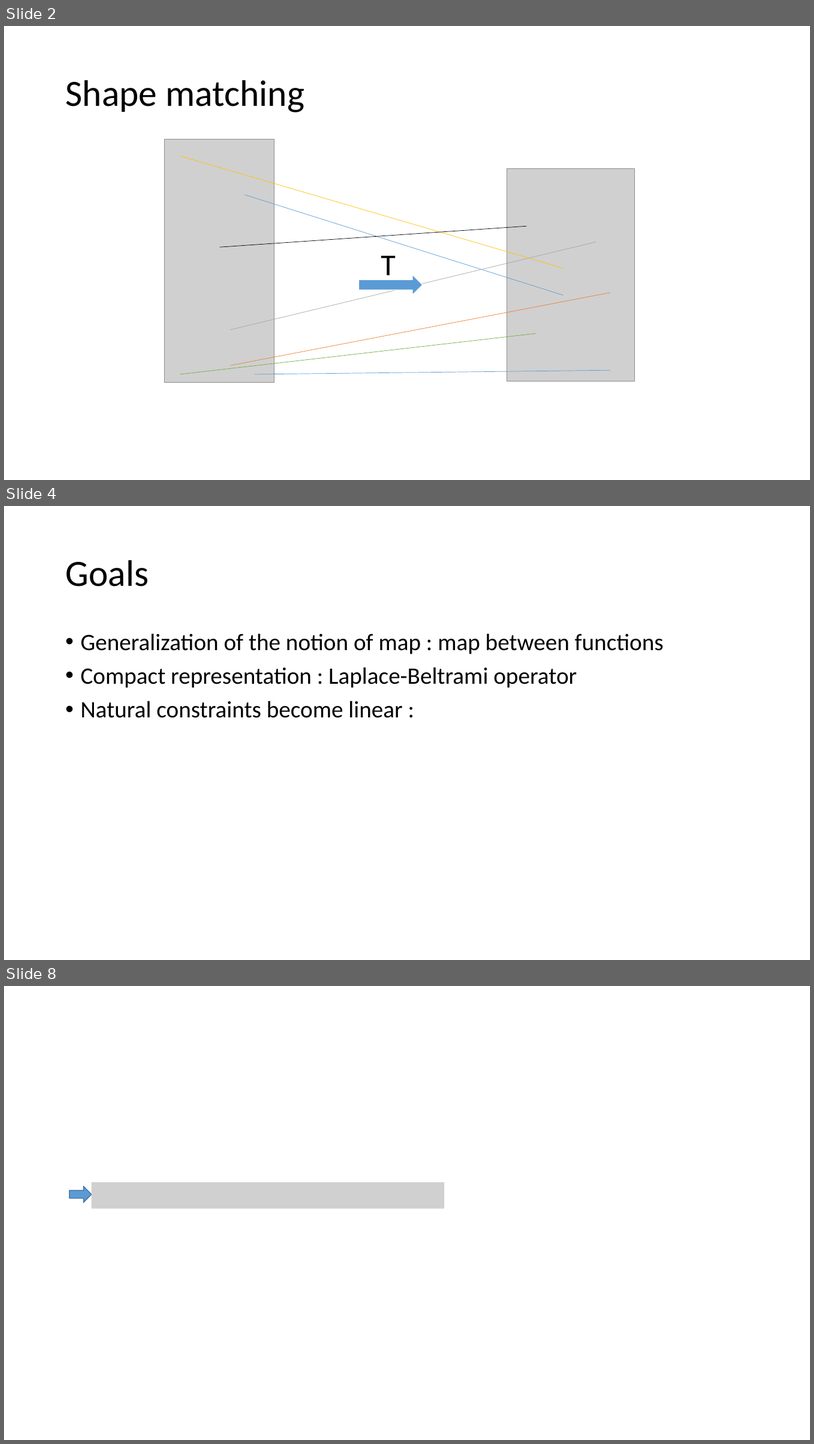
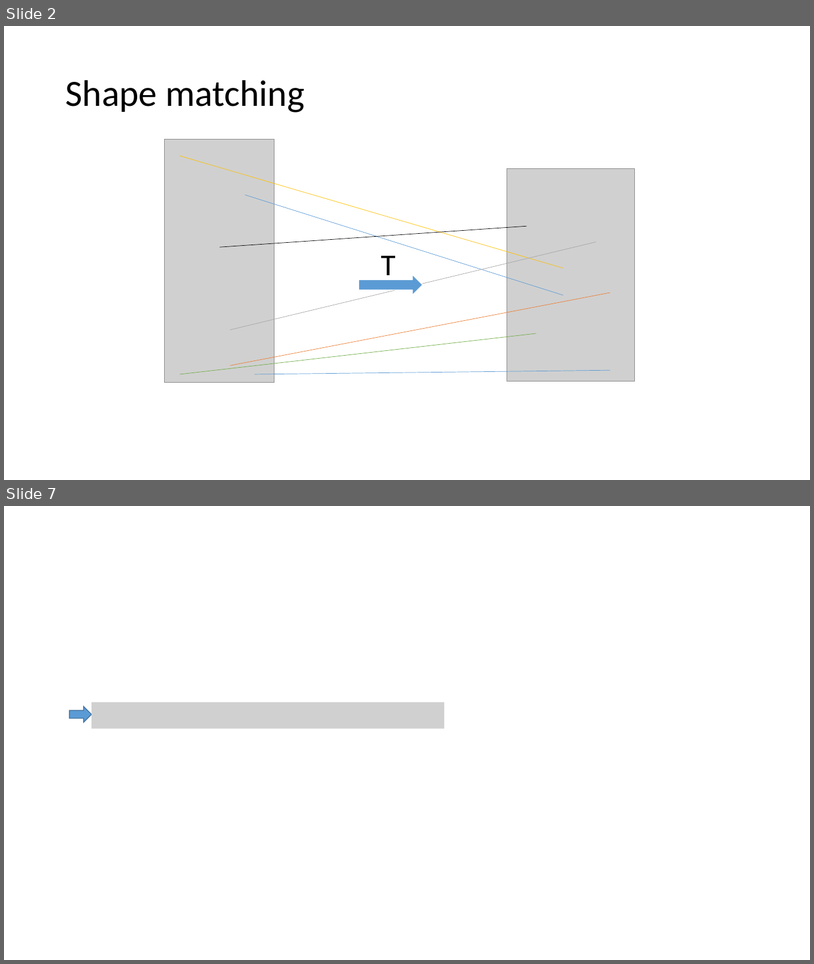
Before and after one commit to Al-th/MVA_Project_FunctionalMaps, a slide deck: Report/Presentation_slide_nico.pptx. Shown one above the other, each under a label of ours: slides 2, 4 and 8 before the commit, slides 2 and 7 after it; the slides between them are not shown. The pictures are 814x1444 and 814x964 pixels, drawn with LibreOffice and Linux fonts; fonts in the diff are those of the drawing; grey boxes stand for pictures. Boxes give left, top, right and bottom in pixels: in the first picture for what was removed or moved away, otherwise in the second. Text is boxed around its words. In the diff, an @@ line names an element or a change of style, - is before the commit and + after.

```diff
--- a/Report/Presentation_slide_nico.pptx
+++ b/Report/Presentation_slide_nico.pptx
@@ slide 4 removed at box(4, 506, 810, 960), background #FFFFFF @@
@@ title removed at box(65, 560, 149, 586) @@
-Goals
@@ text removed at box(81, 633, 664, 718) @@
-• Generalization of the notion of map : map between functions
-• Compact representation : Laplace-Beltrami operator
-• Natural constraints become linear :
@@ what was slide 8 is now slide 7 @@
```
Also in this commit, not shown: 5 slides changed, 3 slides added, 3 other slides removed.
